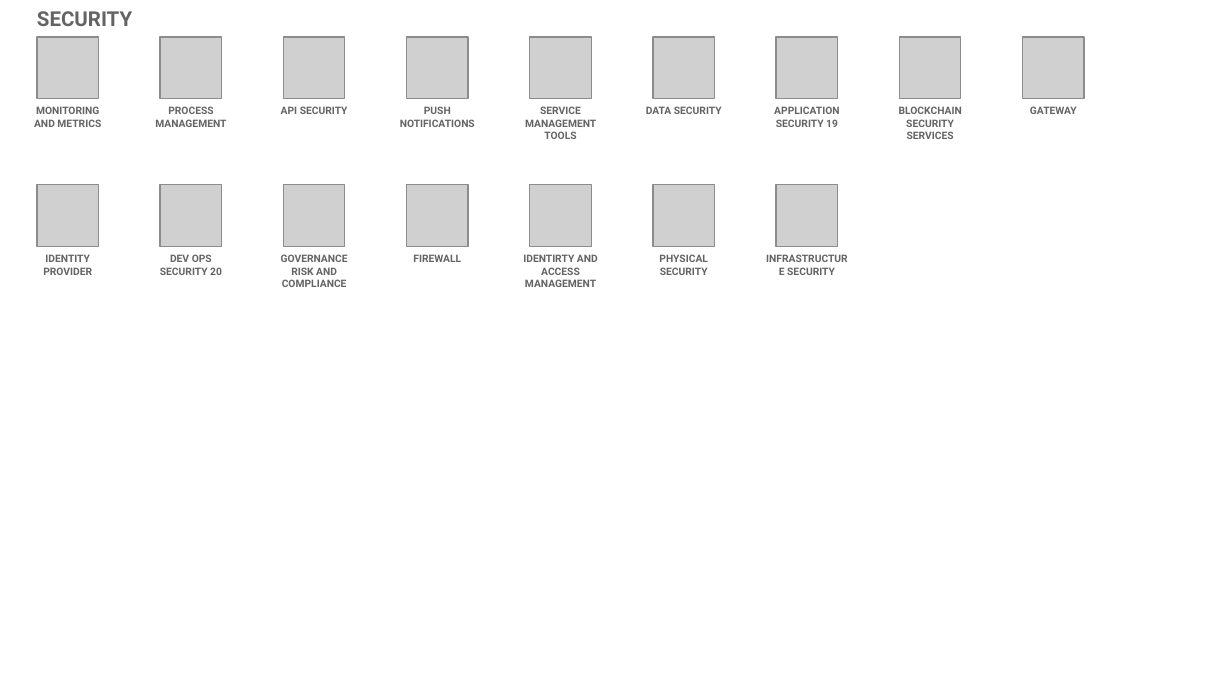
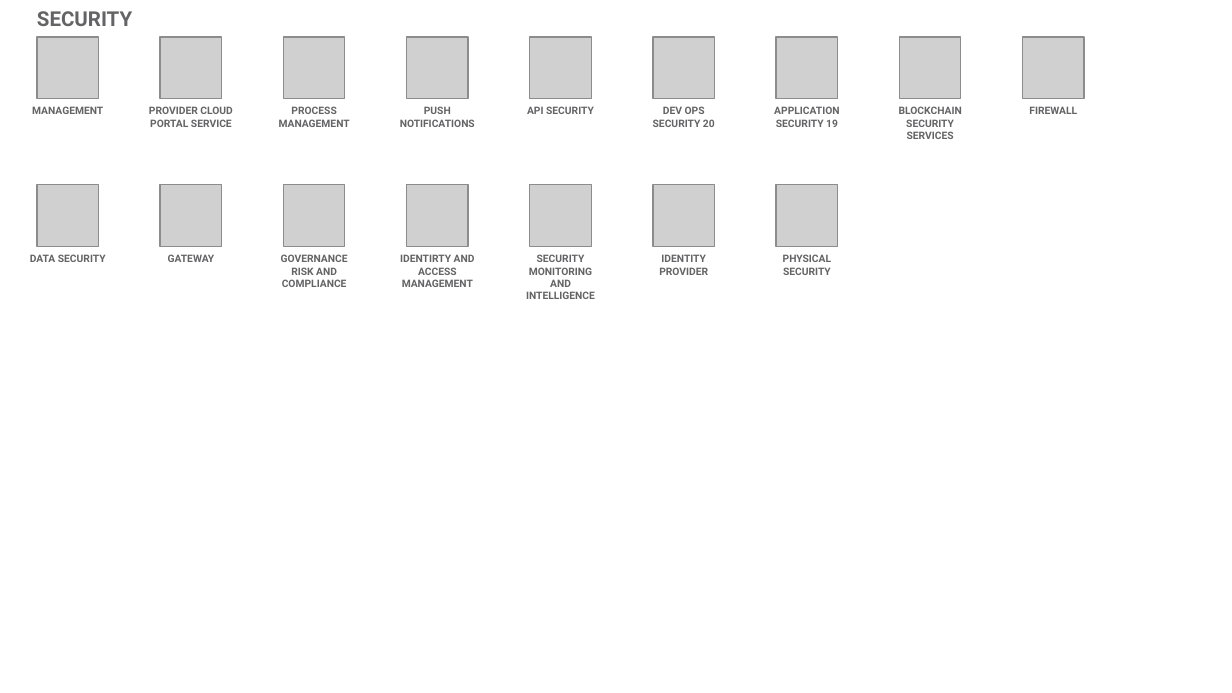
Before and after one commit to l2fprod/myarchitecture, a slide deck: slide 19 of mycatalog-architecture-diagram-template.pptx. Drawn at 1232x693 pixels with LibreOffice and Linux fonts; fonts in the diff are those of the drawing; grey boxes stand for pictures. Boxes give left, top, right and bottom in pixels: in the first picture for what was removed or moved away, otherwise in the second. Text is boxed around its words. In the diff, an @@ line names an element or a change of style, - is before the commit and + after.

```diff
--- a/mycatalog-architecture-diagram-template.pptx
+++ b/mycatalog-architecture-diagram-template.pptx
@@ text at (32, 106, 103, 114): text changed @@
-MONITORING AND METRICS
+MANAGEMENT
@@ text added at (149, 106, 233, 127), 6 pt, text #646365, bold @@
+PROVIDER CLOUD PORTAL SERVICE
@@ text "PROCESS MANAGEMENT": place and size @@
-text "PROCESS MANAGEMENT" at (155, 106, 226, 127)
+text "PROCESS MANAGEMENT" at (279, 106, 350, 127)
@@ text removed at (281, 106, 348, 114) @@
-API SECURITY
@@ text at (527, 106, 594, 114): text changed @@
-SERVICE MANAGEMENT TOOLS
+API SECURITY
@@ text at (653, 106, 715, 127): text changed @@
-DATA SECURITY
+DEV OPS SECURITY 20
@@ text at (1029, 106, 1077, 114): text changed @@
-GATEWAY
+FIREWALL
@@ text at (30, 254, 106, 262): text changed @@
-IDENTITY PROVIDER
+DATA SECURITY
@@ text at (168, 254, 215, 262): text changed @@
-DEV OPS SECURITY 20
+GATEWAY
@@ text "IDENTIRTY AND ACCESS MANAGEMENT": place and size @@
-text "IDENTIRTY AND ACCESS MANAGEMENT" at (523, 254, 598, 287)
+text "IDENTIRTY AND ACCESS MANAGEMENT" at (400, 254, 475, 287)
@@ text removed at (413, 254, 461, 262) @@
-FIREWALL
@@ text added at (526, 254, 595, 299), 6 pt, text #646365, bold @@
+SECURITY MONITORING AND INTELLIGENCE
@@ text at (659, 254, 708, 275): text changed @@
-PHYSICAL SECURITY
+IDENTITY PROVIDER
@@ text at (783, 254, 832, 275): text changed @@
-INFRASTRUCTURE SECURITY
+PHYSICAL SECURITY
```
Also in this commit, not shown: 15 other slides changed.
